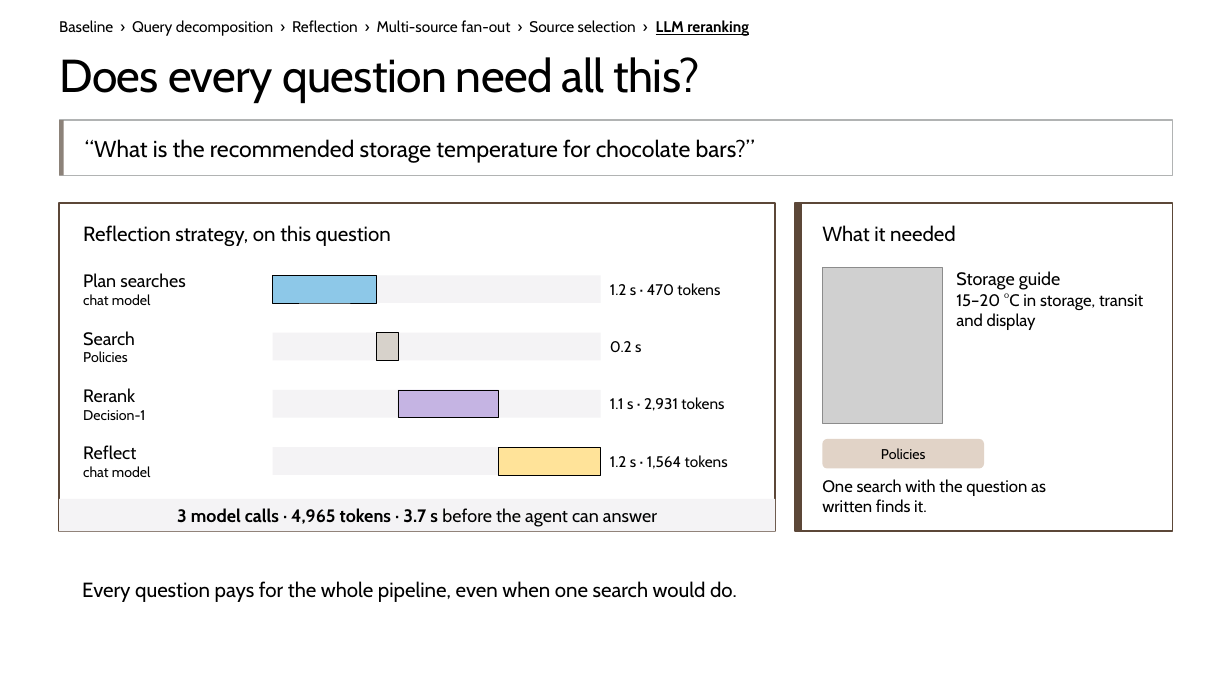
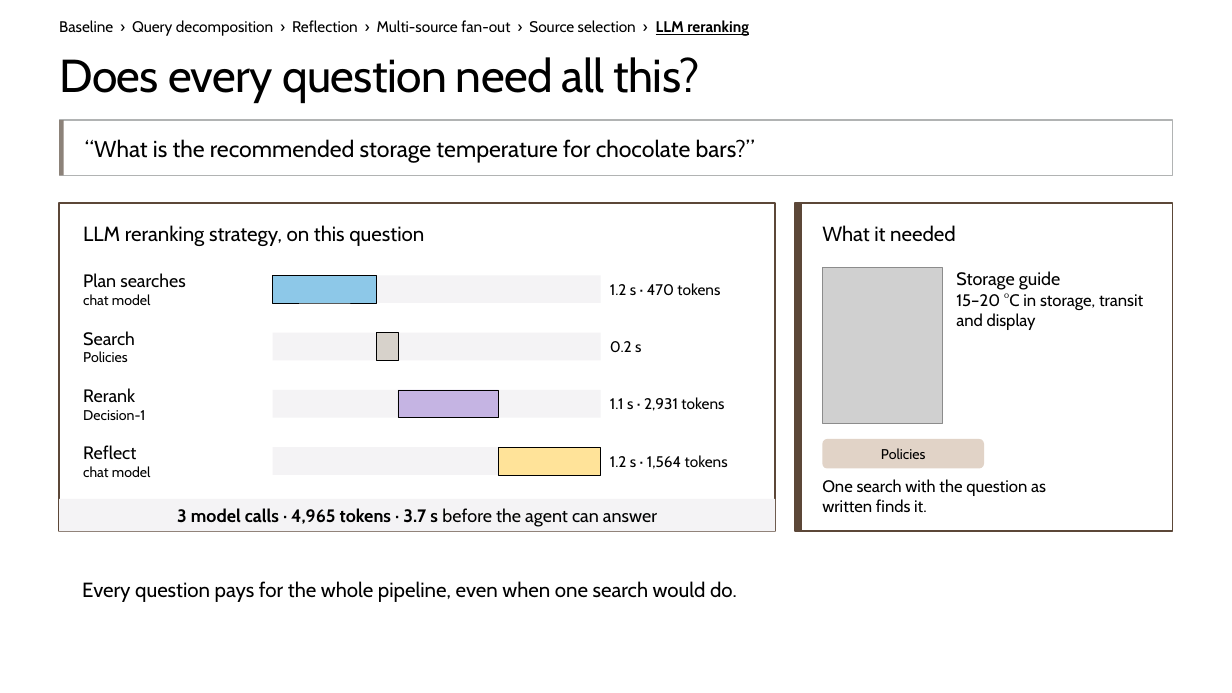
Before and after one commit to microsoft/ignite26-BRK300-building-agentic-retrieval-from-diy-to-foundry-iq, a slide deck: slide 44 of IgniteBRK300-WorkingDeck.pptx (slide 42 before the commit). Drawn at 1232x693 pixels with LibreOffice and Linux fonts; fonts in the diff are those of the drawing; grey boxes stand for pictures; background and template pictures are left out. Boxes give left, top, right and bottom in pixels: in the first picture for what was removed or moved away, otherwise in the second. Text is boxed around its words. In the diff, an @@ line names an element or a change of style, - is before the commit and + after.

```diff
--- a/IgniteBRK300-WorkingDeck.pptx
+++ b/IgniteBRK300-WorkingDeck.pptx
@@ text at (x1=83, y1=225, x2=424, y2=246): text changed @@
-Reflection strategy, on this question
+LLM reranking strategy, on this question
```
Also in this commit, not shown: 28 other slides changed, 3 slides added, 1 slide removed, 27 other files.
